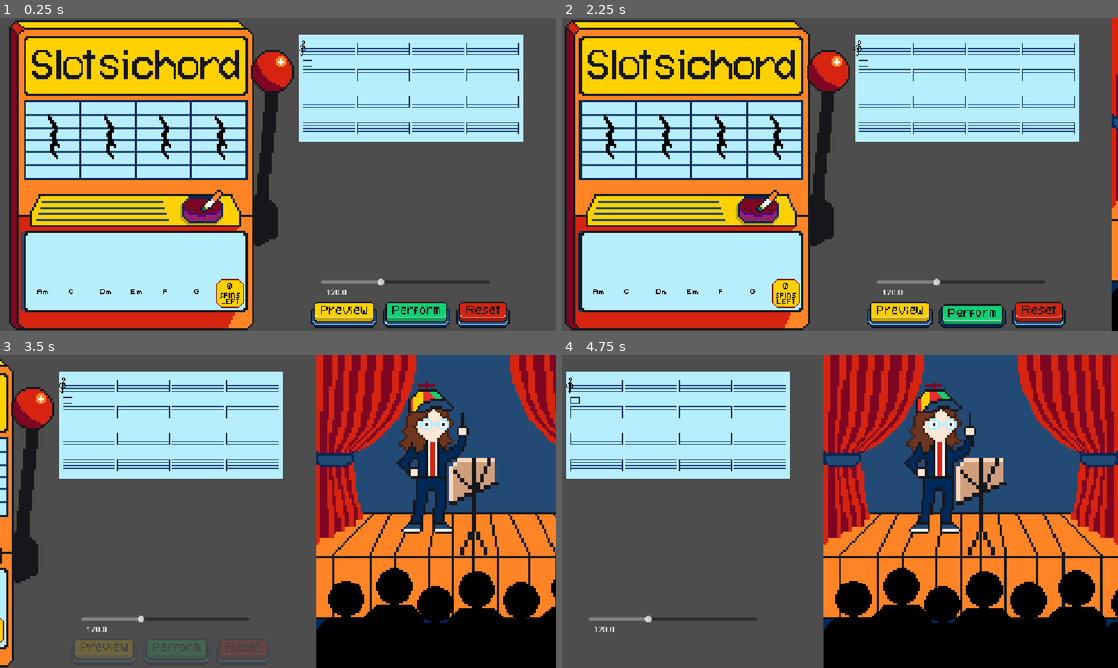
Above: before the commit, frames 1-4 (two rows, left to right).
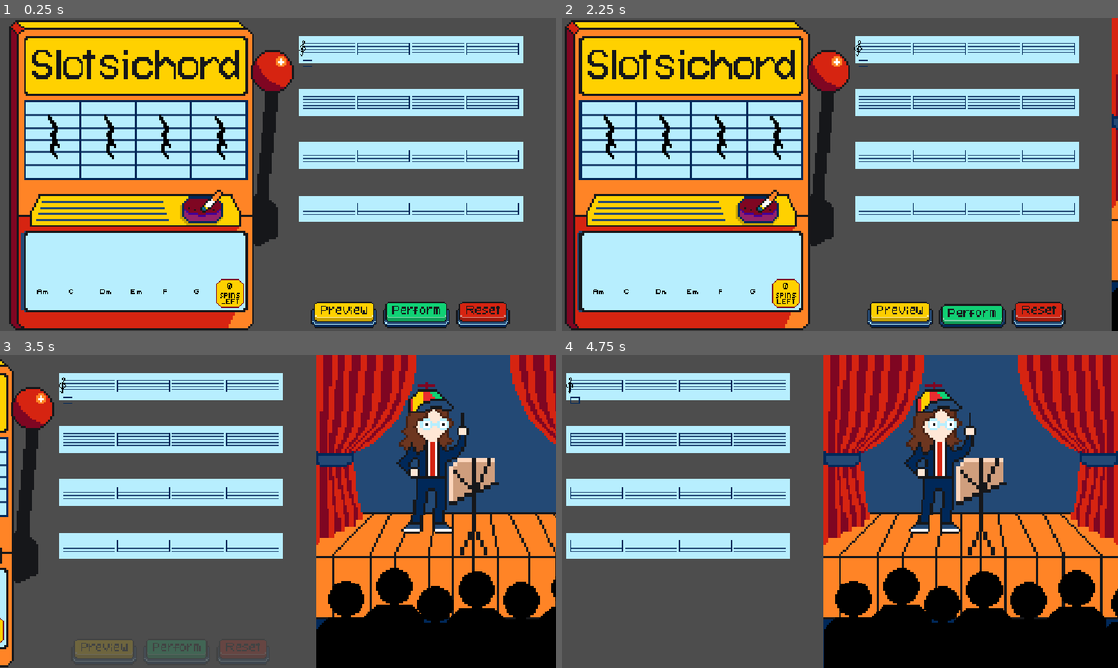
Above: after the commit, the same moments.

Repository: twhassall/slotsichord
Game: Godot game, scene res://scenes/actualScreens/MainScreen.tscn
The game is run twice, just before and just after one commit, with the same random seed, the same clock (stepped at 60 frames per second) and the same inputs.
Inputs (mouse positions are in pixels of both pictures, inside the frame that each line leads up to):
- Up to frame 1 (0.25 s): no input
- Up to frame 2 (2.25 s): click (906, 315) at 0.5 s; click (906, 315) at 1.25 s; click (979, 315) at 2 s
- Up to frame 3 (3.5 s): no input
- Up to frame 4 (4.75 s): no input

The runs differ from the first frame. In frame 1, 16% of the frame differs, in the area x 53-95%, y 5-89%; in frame 2, 16%; in frame 3, 16%; in frame 4, 16%.

Commit message:
Spaced staves

Diff:
--- a/scenes/subScenes/ArrangementArea.tscn
+++ b/scenes/subScenes/ArrangementArea.tscn
@@ -1,7 +1,7 @@
 [gd_scene format=3 uid="uid://g7nmx3jsyfp4"]
 
 [ext_resource type="Script" uid="uid://b3n7u1kht32pk" path="res://scripts/arrangement_area.gd" id="1_t53rw"]
-[ext_resource type="Texture2D" uid="uid://bveat4ikjkfib" path="res://assets/sprites/musicSheet.png" id="2_gmnrp"]
+[ext_resource type="Texture2D" uid="uid://cs57381my41cr" path="res://assets/sprites/sheet music ONE LINE.png" id="2_etmuu"]
 [ext_resource type="Texture2D" uid="uid://b31v6x8fljhs0" path="res://assets/sprites/trebleclef.png" id="3_6oaw7"]
 [ext_resource type="PackedScene" uid="uid://but188dhkcmpn" path="res://scenes/subScenes/BarSlot.tscn" id="3_o8ntw"]
 [ext_resource type="Texture2D" uid="uid://d2j08jrs4jxki" path="res://assets/sprites/buttons/preview.png" id="4_6jpjo"]
@@ -130,8 +130,20 @@
 script = ExtResource("1_t53rw")
 
 [node name="Manuscript" type="Sprite2D" parent="." unique_id=1041215718]
-position = Vector2(234, 111)
-texture = ExtResource("2_gmnrp")
+position = Vector2(234, 30)
+texture = ExtResource("2_etmuu")
+
+[node name="Manuscript2" type="Sprite2D" parent="." unique_id=457458209]
+position = Vector2(234, 140)
+texture = ExtResource("2_etmuu")
+
+[node name="Manuscript3" type="Sprite2D" parent="." unique_id=2135733530]
+position = Vector2(234, 250)
+texture = ExtResource("2_etmuu")
+
+[node name="Manuscript4" type="Sprite2D" parent="." unique_id=587813884]
+position = Vector2(234, 360)
+texture = ExtResource("2_etmuu")
 
 [node name="Clef" type="Sprite2D" parent="." unique_id=1599659359]
 position = Vector2(9, 27)
@@ -166,10 +178,10 @@
 
 [node name="Line2" type="HBoxContainer" parent="Lines" unique_id=742286735]
 layout_mode = 0
-offset_left = 9.000001
-offset_top = 56.999996
+offset_left = 9.0
+offset_top = 115.0
 offset_right = 433.0
-offset_bottom = 107.0
+offset_bottom = 165.0
 scale = Vector2(1.055, 1.055)
 theme_override_constants/separation = 0
 
@@ -187,10 +199,10 @@
 
 [node name="Line3" type="HBoxContainer" parent="Lines" unique_id=1860241623]
 layout_mode = 0
-offset_left = 9.000001
-offset_top = 112.0
+offset_left = 9.0
+offset_top = 225.0
 offset_right = 433.0
-offset_bottom = 162.0
+offset_bottom = 275.0
 scale = Vector2(1.055, 1.055)
 theme_override_constants/separation = 0
 
@@ -208,10 +220,10 @@
 
 [node name="Line4" type="HBoxContainer" parent="Lines" unique_id=241021127]
 layout_mode = 0
-offset_left = 9.000001
-offset_top = 167.00002
+offset_left = 9.0
+offset_top = 335.0
 offset_right = 433.0
-offset_bottom = 217.00002
+offset_bottom = 385.0
 scale = Vector2(1.055, 1.055)
 theme_override_constants/separation = 0
 
@@ -282,10 +294,10 @@
 
 [node name="BPMSlider" type="HSlider" parent="." unique_id=65646243]
 layout_mode = 0
-offset_left = 48.0
-offset_top = 502.0
-offset_right = 397.0
-offset_bottom = 523.0
+offset_left = 63.0
+offset_top = 613.0
+offset_right = 412.0
+offset_bottom = 634.0
 min_value = 50.0
 max_value = 250.0
 value = 50.0
